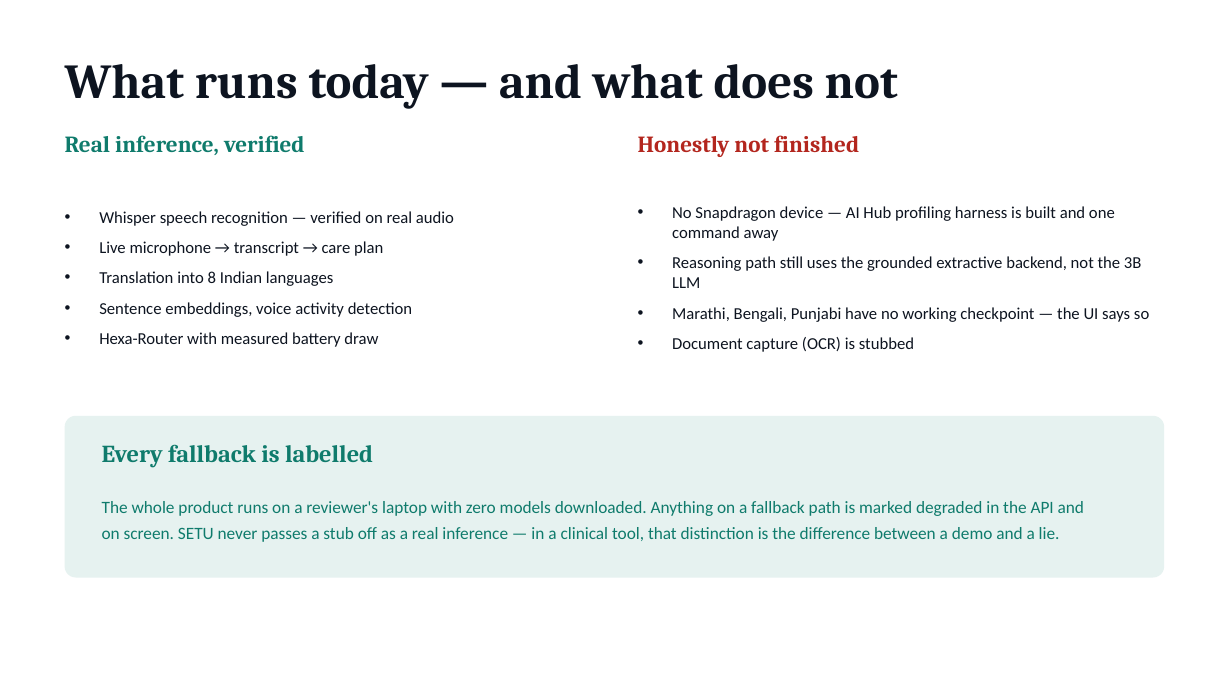
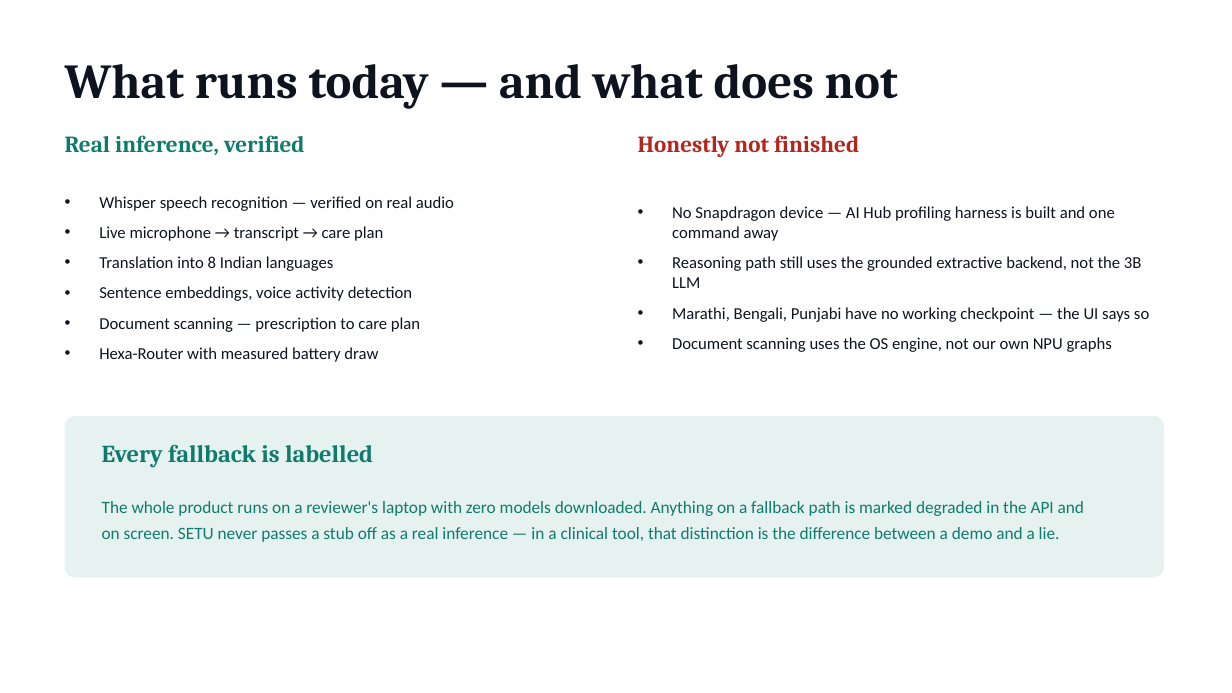
Before and after one commit to bsvvardhan04-lewis/Setu, a slide deck: slide 9 of submission/SETU_pitch.pptx. Drawn at 1232x693 pixels with LibreOffice and Linux fonts; fonts in the diff are those of the drawing. Boxes give left, top, right and bottom in pixels: in the first picture for what was removed or moved away, otherwise in the second. Text is boxed around its words. In the diff, an @@ line names an element or a change of style, - is before the commit and + after.

Commit message:
Document capture now genuinely works, via the OCR engine Windows already ships
Scanning was listed as stubbed. It is not any more: Windows.Media.Ocr is a real,
fully offline recognition engine present on every Windows machine, and wiring it
up turns a documented gap into a working feature with no model download at all.
A photographed prescription now goes through the same pipeline as speech -
jargon glossing, care-plan extraction, translation, take-home card.

Measured on a rendered prescription: 100% of the text recovered in ~600 ms, and
five care-plan items extracted including both red-flag lines. It reads
"Amlodipine" correctly, which Whisper does not.

Three defects fixed along the way, two of them mine:

1. `_windows_ocr` drove WinRT with `asyncio.run`, which raises inside a live
   event loop - every FastAPI request. The adapter's broad except turned that
   into a silent empty result, so OCR worked perfectly in-process and returned
   nothing over HTTP. Found only by testing through the real endpoint. Now runs
   the coroutine on its own loop when one is already running.

2. The result was flagged `degraded`. That understates a working capability as
   badly as flagging a stub as real would overstate one: `degraded` means "we
   could not do the real thing", and this is real text from a real engine. It
   now reports the engine by name and `npu_accelerated: False`, which is the
   honest distinction.

3. `available()` only looked for our ONNX assets, so `doctor` reported OCR
   missing while the OS could read the page perfectly well.

Adds a scan button and /api/consult/scan, tests including a guard that
reproduces the event-loop condition directly, and winsdk as a windows extra.
Deck, README and submission doc regenerated to match.

111 tests pass. doctor: 6 of 8 capabilities live.

```diff
--- a/submission/SETU_pitch.pptx
+++ b/submission/SETU_pitch.pptx
@@ text at box(99, 317, 420, 332): paragraph added @@
+• Document scanning — prescription to care plan
@@ text at box(672, 337, 1112, 352): text changed @@
-• Document capture (OCR) is stubbed
+• Document scanning uses the OS engine, not our own NPU graphs
```
Also in this commit, not shown: 12 other files.
